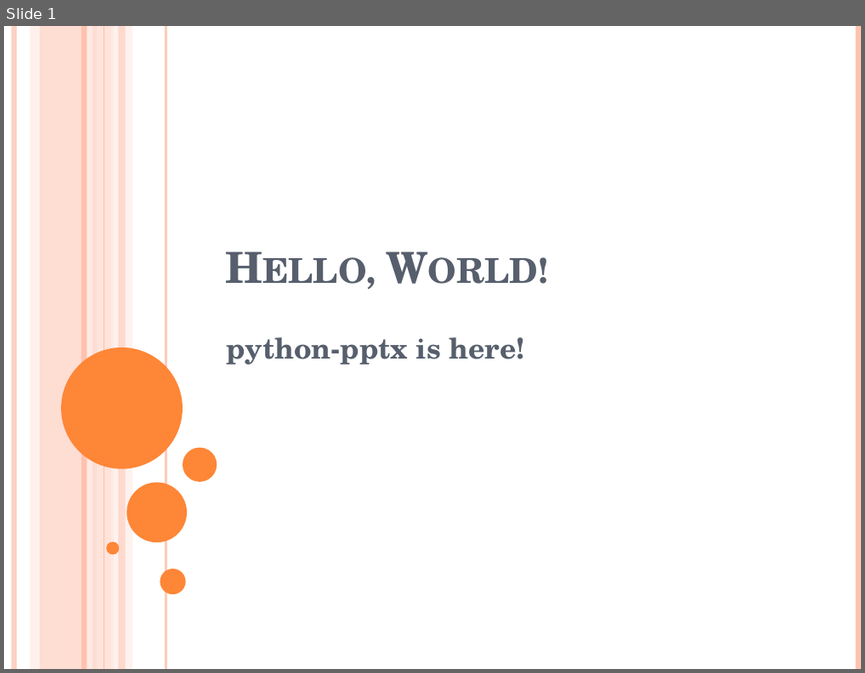
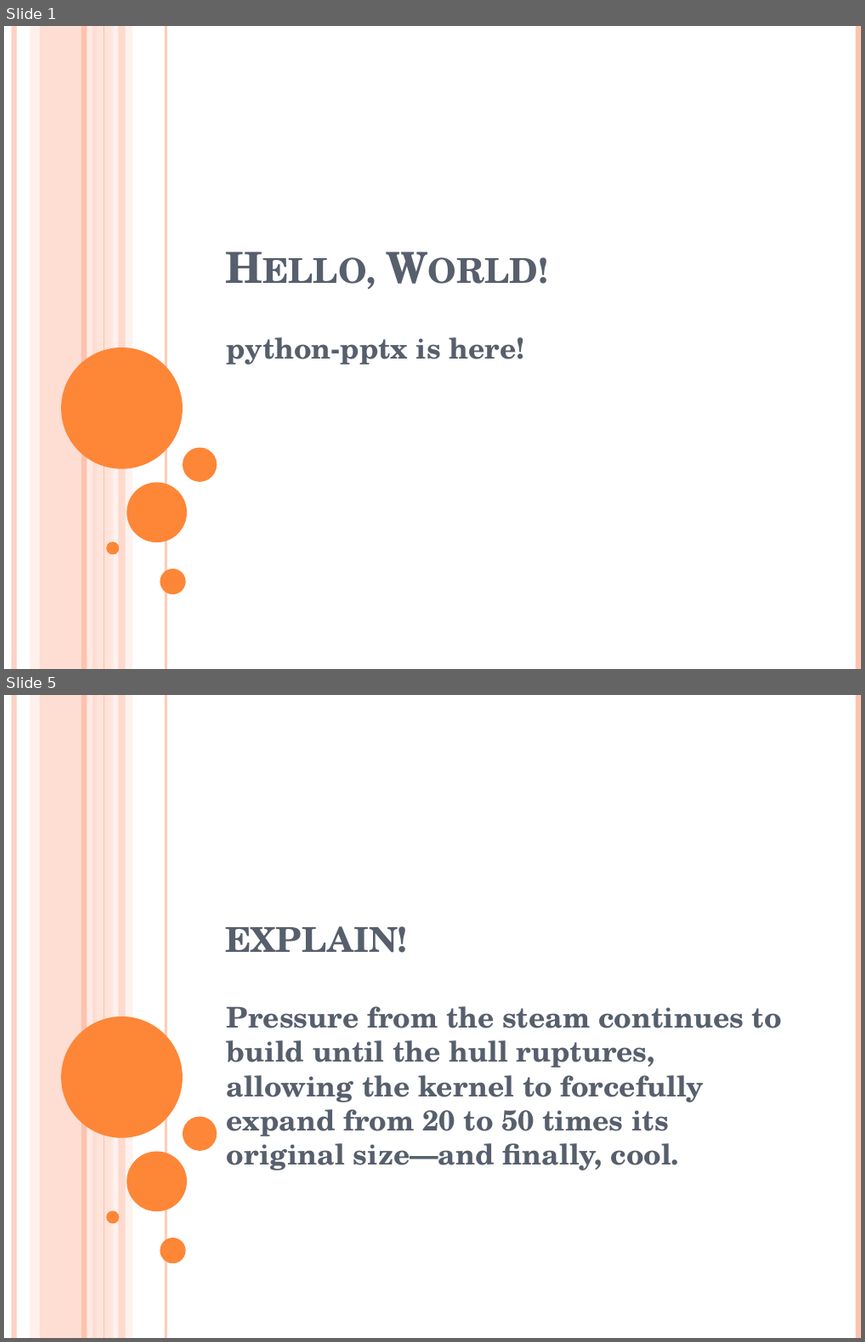
Before and after one commit to surabhi5/instant-ppt, a slide deck: name1.pptx. Shown one above the other, each under a label of ours: slide 1 before the commit, slides 1 and 5 after it; the slides between them are not shown. The pictures are 865x673 and 865x1342 pixels, drawn with LibreOffice and Linux fonts; fonts in the diff are those of the drawing. Boxes give left, top, right and bottom in pixels: in the first picture for what was removed or moved away, otherwise in the second. Text is boxed around its words. In the diff, an @@ line names an element or a change of style, - is before the commit and + after.

```diff
--- a/name1.pptx
+++ b/name1.pptx
@@ slide 5 added at (4,695,861,1338), background #FFFFFF; not listed: 16 template elements that a slide beside it also shows @@
@@ title added at (225,926,408,953), 36 pt, text #575F6D, bold, small capitals @@
+explain!
@@ subtitle added at (227,1006,782,1170), 24 pt, text #575F6D, bold @@
+Pressure from the steam continues to build until the hull ruptures, allowing the kernel to forcefully expand from 20 to 50 times its original size—and finally, cool.
```
Also in this commit, not shown: 2 slides changed, 32 other slides added, 16 slides removed, 8 other files.
